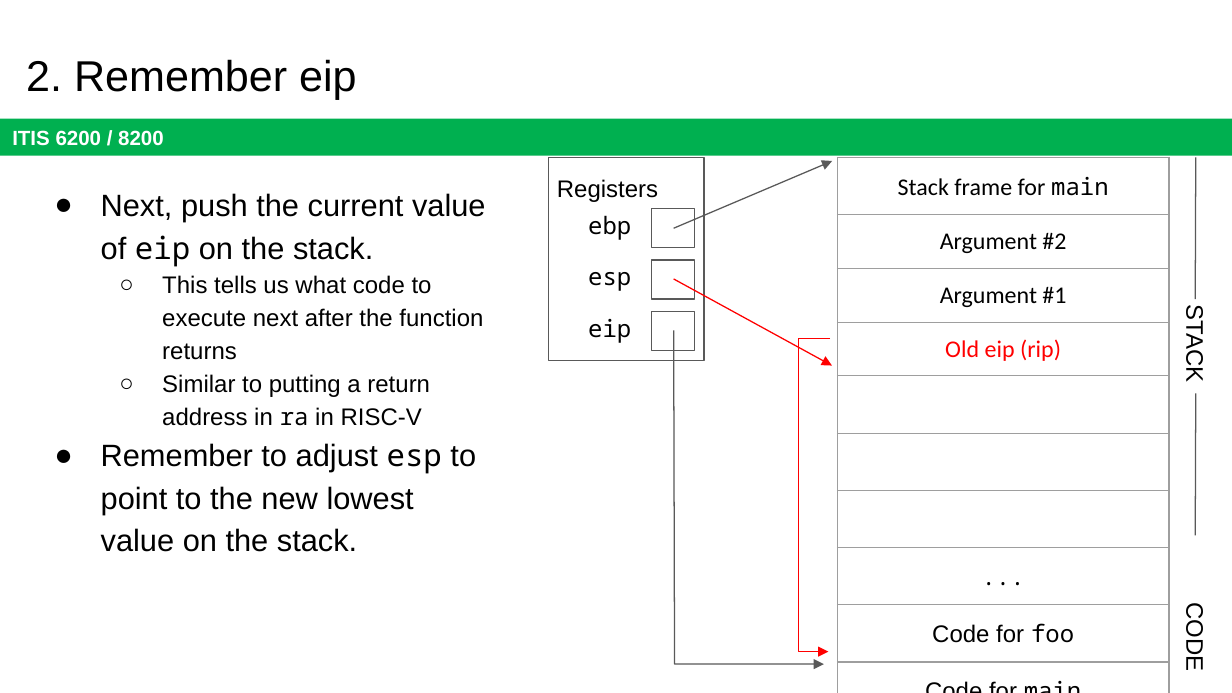
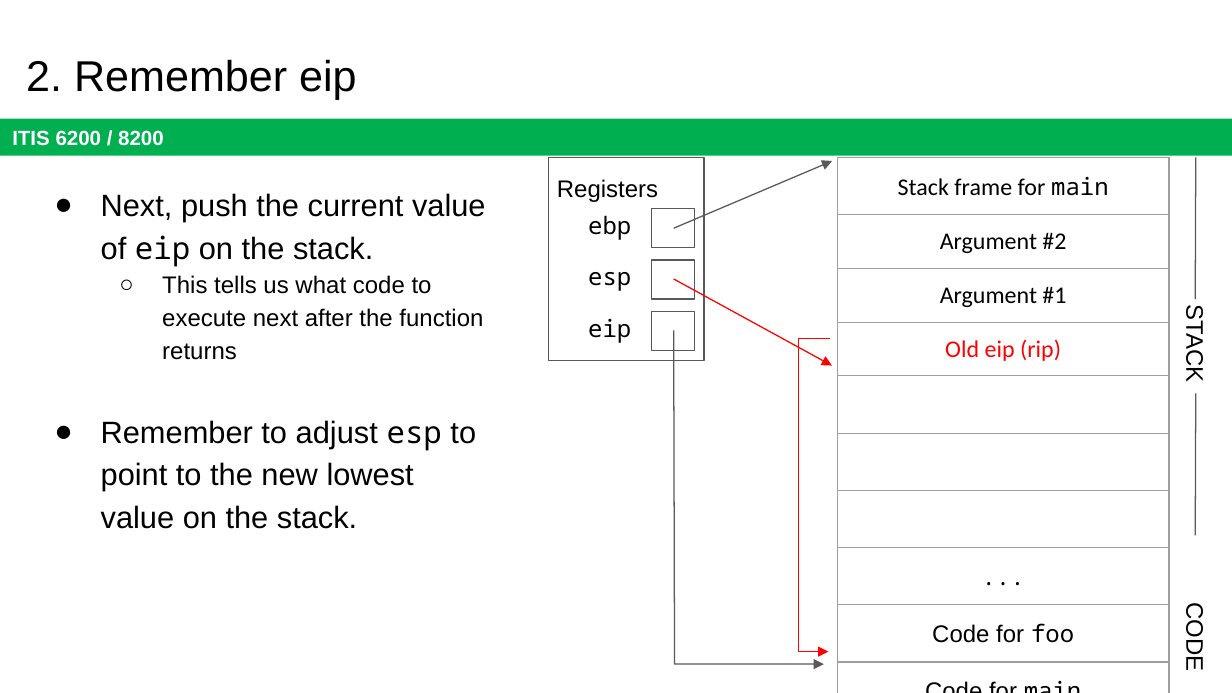
Before and after one commit to jx5c/github.io, a slide deck: slide 48 of teaching/ITIS6200/2023fa/lectures/lec19.x86 Assembly and Call Stack.pptx. Drawn at 1232x693 pixels with LibreOffice and Linux fonts; fonts in the diff are those of the drawing. Boxes give left, top, right and bottom in pixels: in the first picture for what was removed or moved away, otherwise in the second. Text is boxed around its words. In the diff, an @@ line names an element or a change of style, - is before the commit and + after.

```diff
--- a/teaching/ITIS6200/2023fa/lectures/lec19.x86 Assembly and Call Stack.pptx
+++ b/teaching/ITIS6200/2023fa/lectures/lec19.x86 Assembly and Call Stack.pptx
@@ text at [162,374,430,426]: paragraph removed @@
-  ○ Similar to putting a return address in ra in RISC-V
```
Also in this commit, not shown: 10 other slides changed, 8 other files.
